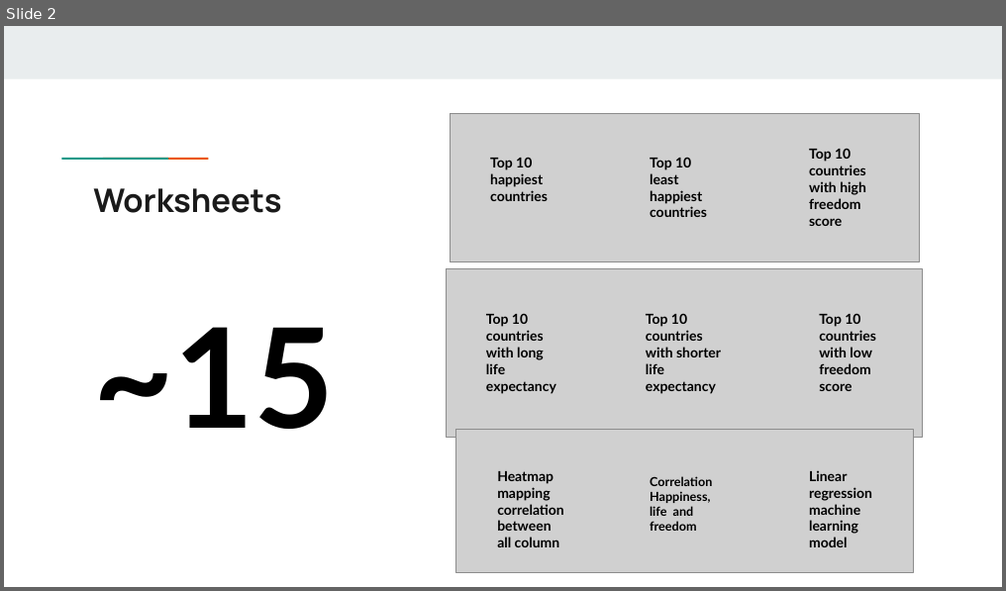
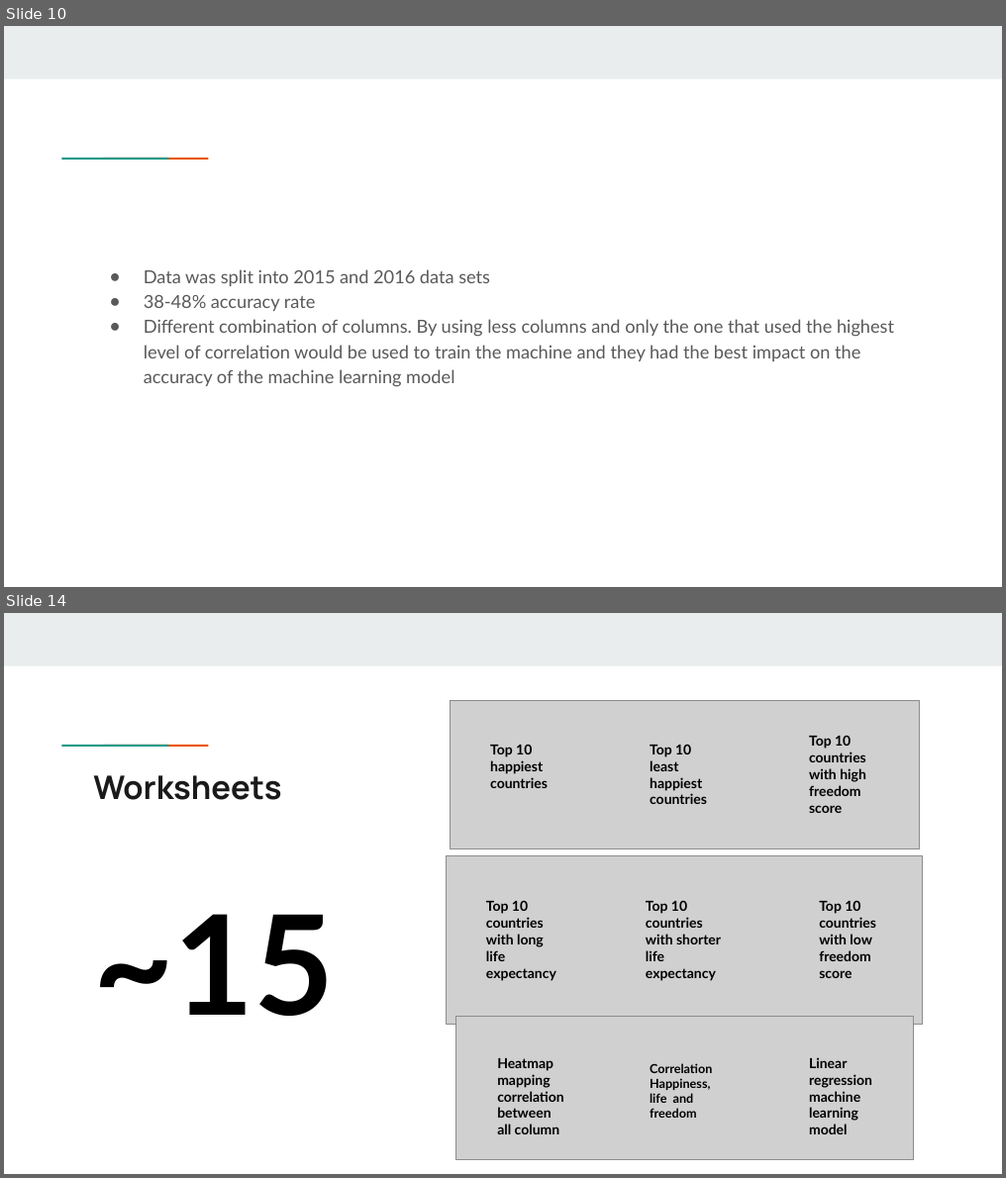
Before and after one commit to GloriaY007/Final-Group-Project-, a slide deck: Resources/Can we predict happiness.pptx. Shown one above the other, each under a label of ours: slide 2 before the commit, slides 10 and 14 after it; the slides between them are not shown. The pictures are 1006x591 and 1006x1178 pixels, drawn with LibreOffice and Linux fonts; fonts in the diff are those of the drawing; grey boxes stand for pictures. Boxes give left, top, right and bottom in pixels: in the first picture for what was removed or moved away, otherwise in the second. Text is boxed around its words. In the diff, an @@ line names an element or a change of style, - is before the commit and + after.

```diff
--- a/Resources/Can we predict happiness.pptx
+++ b/Resources/Can we predict happiness.pptx
@@ slide 10 added at (4,26,1002,587), background #FFFFFF; not listed: 3 template elements that a slide beside it also shows @@
@@ text added at (144,270,894,387), 13 pt, text #595959 @@
+● Data was split into 2015 and 2016 data sets
+● 38-48% accuracy rate
+● Different combination of columns. By using less columns and only the one that used the highest level of correlation would be used to train the machine and they had the best impact on the accuracy of the machine learning model
@@ what was slide 2 is now slide 14 @@
```
Also in this commit, not shown: 1 slide changed, 13 other slides added.
